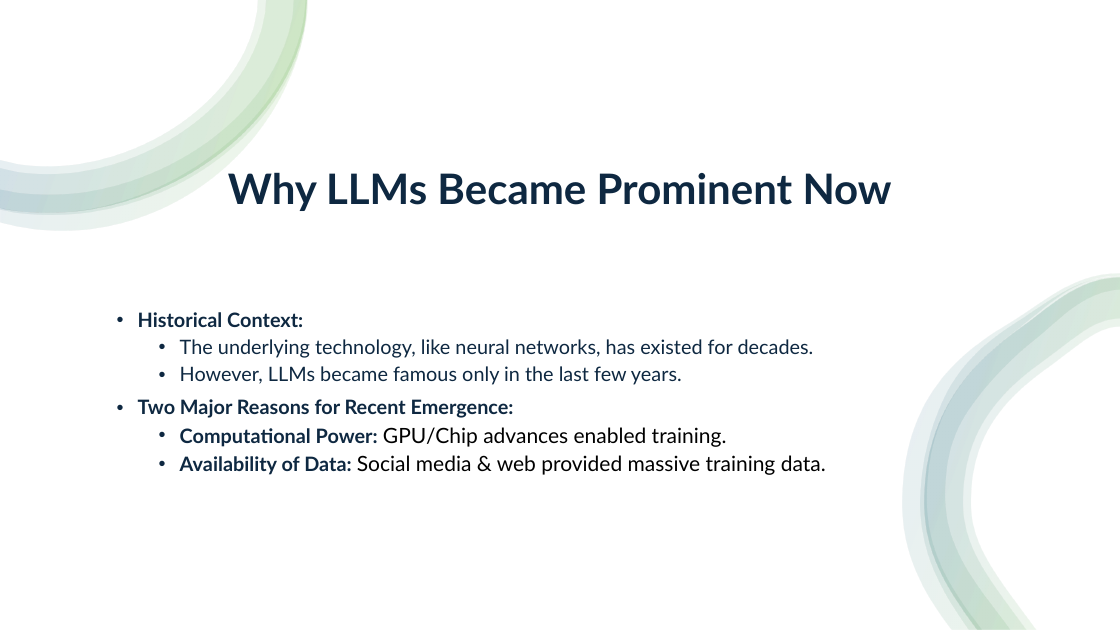
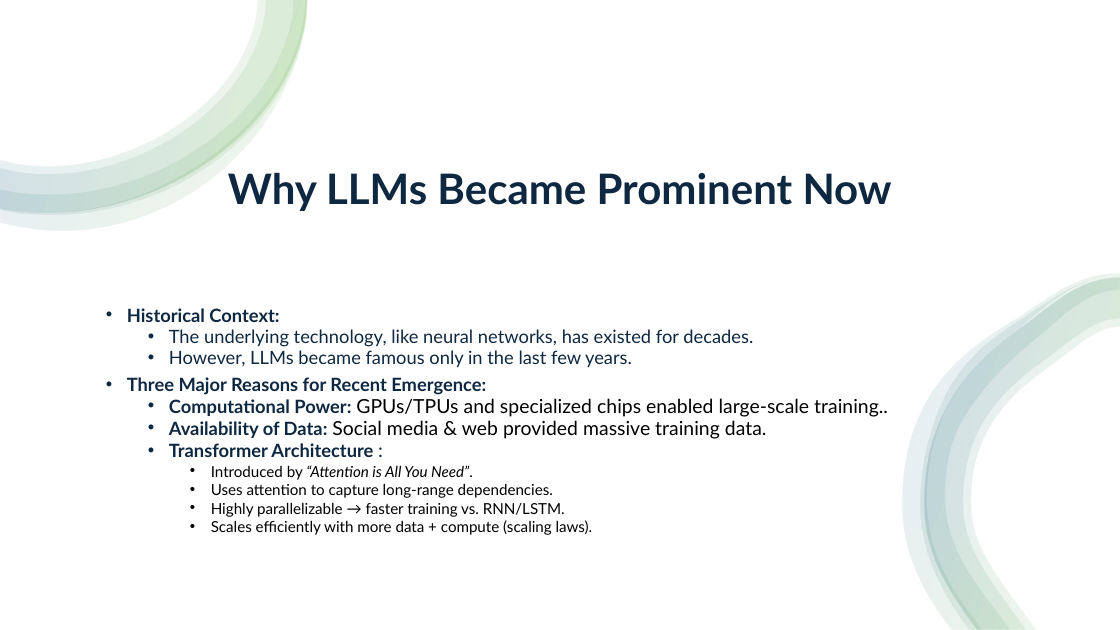
Before and after one commit to aravind07d/Artificial-Intelligent--Presentations, a slide deck: slide 4 of MCP.pptx. Drawn at 1120x630 pixels with LibreOffice and Linux fonts; fonts in the diff are those of the drawing. Boxes give left, top, right and bottom in pixels: in the first picture for what was removed or moved away, otherwise in the second. Text is boxed around its words. In the diff, an @@ line names an element or a change of style, - is before the commit and + after.

Commit message:
Adding more slides
More updates done

```diff
--- a/MCP.pptx
+++ b/MCP.pptx
@@ text "Historical Context:" moved from (x1=138, y1=312, x2=826, y2=475) to (x1=127, y1=308, x2=888, y2=535) @@
@@ text at (x1=127, y1=308, x2=767, y2=439): size 17 to 15.7 pt in "Historical Context:", "The underlying technology, like neural networks, has ...", "However, LLMs became famous only in the ...", "Availability of Data:"; size 18 to 16.6 pt in "Social media & web provided massive training ..."; line spacing 0.9 to 0.7 @@
@@ text at (x1=127, y1=377, x2=888, y2=417): text changed; size 17 to 16.6 pt; text colour #0E2841 to #000000; bold off @@
-• Two Major Reasons for Recent Emergence:
-  • Computational Power: GPU/Chip advances enabled training.
+• Three Major Reasons for Recent Emergence:
+  • Computational Power: GPUs/TPUs and specialized chips enabled large-scale training..
@@ text at (x1=169, y1=443, x2=593, y2=535): paragraphs added @@
+  • Transformer Architecture :
+    • Introduced by “Attention is All You Need”.
+    • Uses attention to capture long-range dependencies.
+    • Highly parallelizable → faster training vs. RNN/LSTM.
+    • Scales efficiently with more data + compute (scaling laws).
```
Also in this commit, not shown: 1 other slide changed, 6 slides added.
